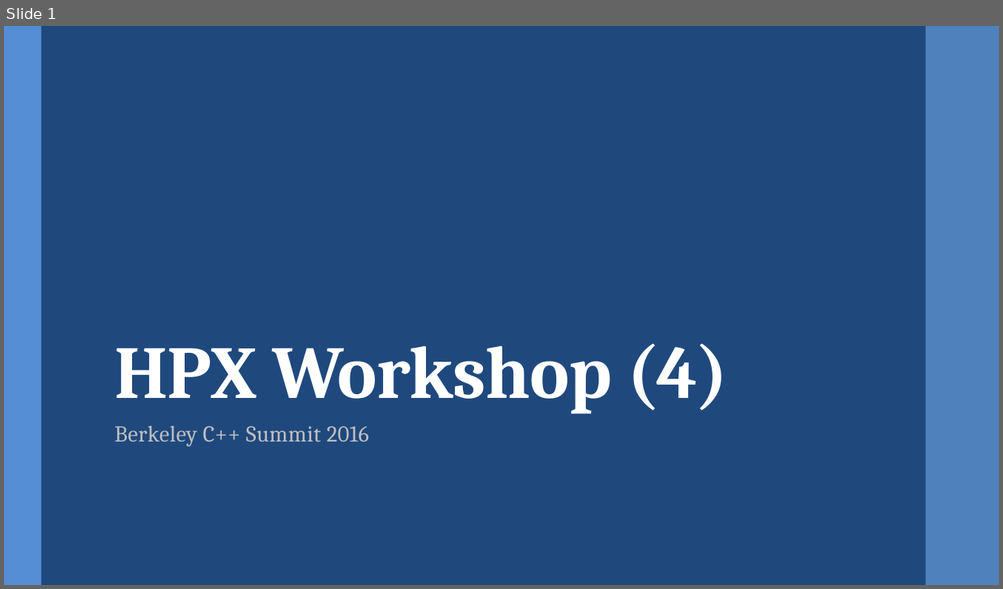
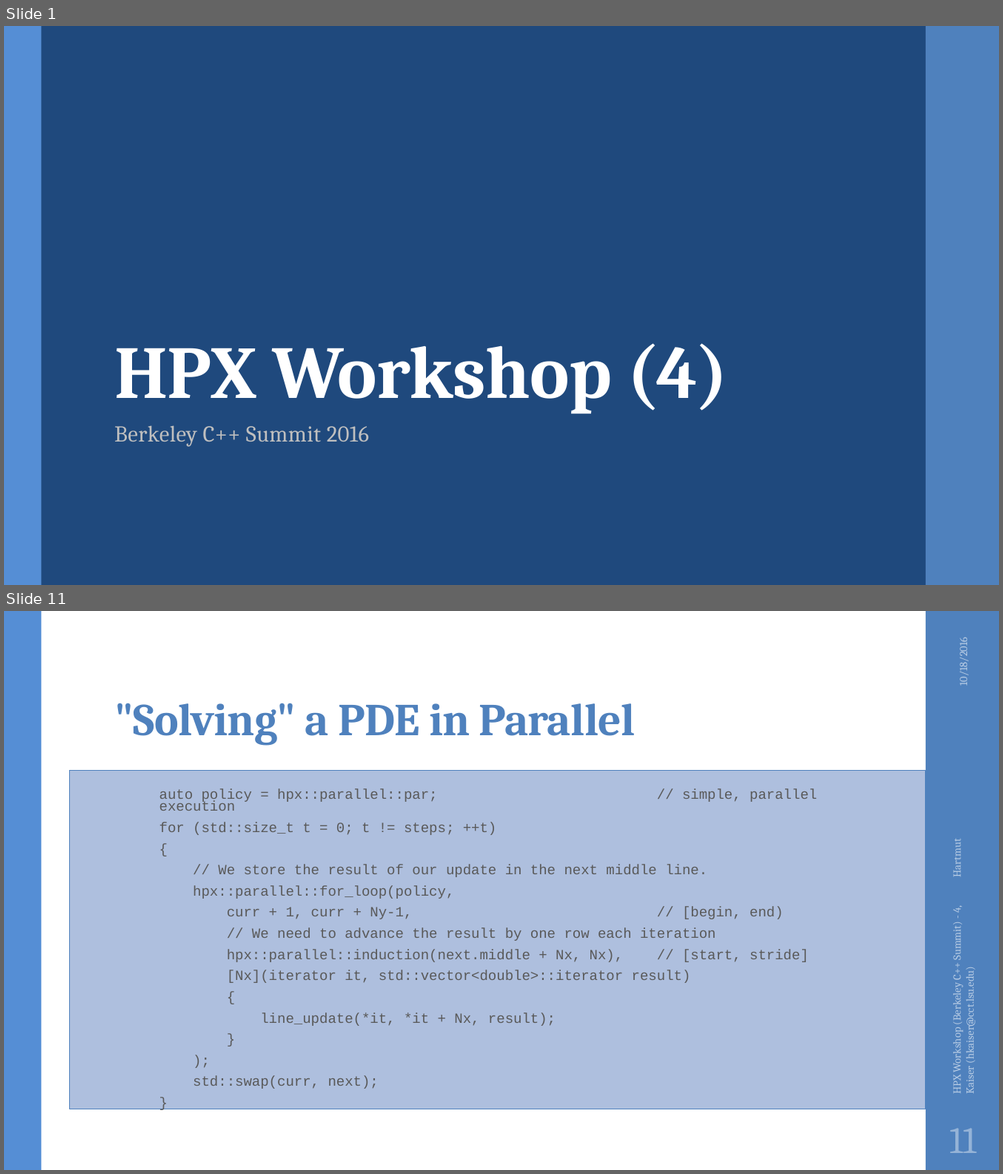
Before and after one commit to STEllAR-GROUP/tutorials, a slide deck: lbl2016/HPX Workshop (Berkeley C++ Summit) - 4.pptx. Shown one above the other, each under a label of ours: slide 1 before the commit, slides 1 and 11 after it; the slides between them are not shown. The pictures are 1003x589 and 1003x1174 pixels, drawn with LibreOffice and Linux fonts; fonts in the diff are those of the drawing; background and template pictures are left out. Boxes give left, top, right and bottom in pixels: in the first picture for what was removed or moved away, otherwise in the second. Text is boxed around its words. In the diff, an @@ line names an element or a change of style, - is before the commit and + after.

Commit message:
Started to work on stencil 2d example slides

```diff
--- a/lbl2016/HPX Workshop (Berkeley C++ Summit) - 4.pptx
+++ b/lbl2016/HPX Workshop (Berkeley C++ Summit) - 4.pptx
@@ slide 11 added at <box>4,611,999,1170</box>, background #FFFFFF; not listed: 2 template elements that a slide beside it also shows @@
@@ text added at <box>956,641,970,684</box>, 10.5 pt, text #B9CDE5 @@
+10/18/2016
@@ title added at <box>114,703,635,745</box>, 44 pt, text #4F81BD, bold @@
+"Solving" a PDE in Parallel
@@ rectangle added at <box>70,770,925,1109</box>, fill #AFC0DF, outline #4F81BD 0.75 pt @@
@@ text added at <box>159,789,817,1089</box>, 13.6 pt, text #595959 @@
+    auto policy = hpx::parallel::par; // simple, parallel execution
+    for (std::size_t t = 0; t != steps; ++t)
+    {
+    // We store the result of our update in the next middle line.
+    hpx::parallel::for_loop(policy,
+    curr + 1, curr + Ny-1, // [begin, end)
+    // We need to advance the result by one row each iteration
+    hpx::parallel::induction(next.middle + Nx, Nx), // [start, stride]
+    [Nx](iterator it, std::vector<double>::iterator result)
+    {
+    line_update(*it, *it + Nx, result);
+    }
+    );
+    std::swap(curr, next);
+    }
@@ text added at <box>949,906,976,1093</box>, 10.5 pt, text #B9CDE5 @@
+HPX Workshop (Berkeley C++ Summit) - 4, Hartmut Kaiser (hkaiser@cct.lsu.edu)
@@ page number added at <box>949,1128,976,1153</box>, 36 pt, text #95B3D7 @@
+11
```
Also in this commit, not shown: 11 slides changed, 9 other slides added, 2 other files.
